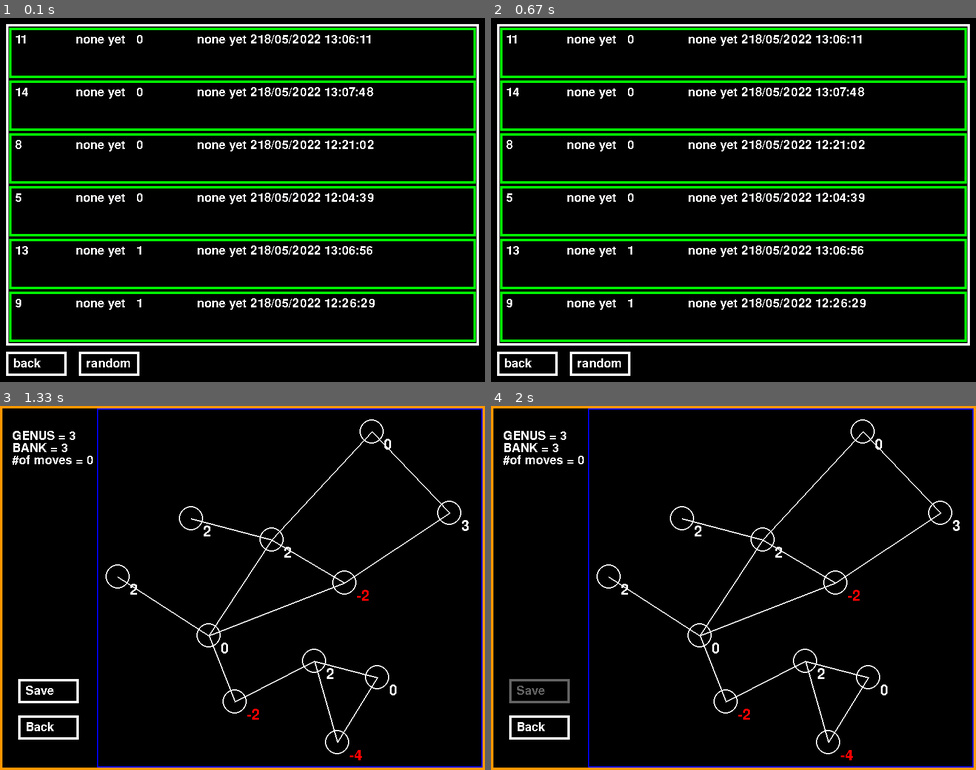
Above: before the commit, frames 1-4 (two rows, left to right).
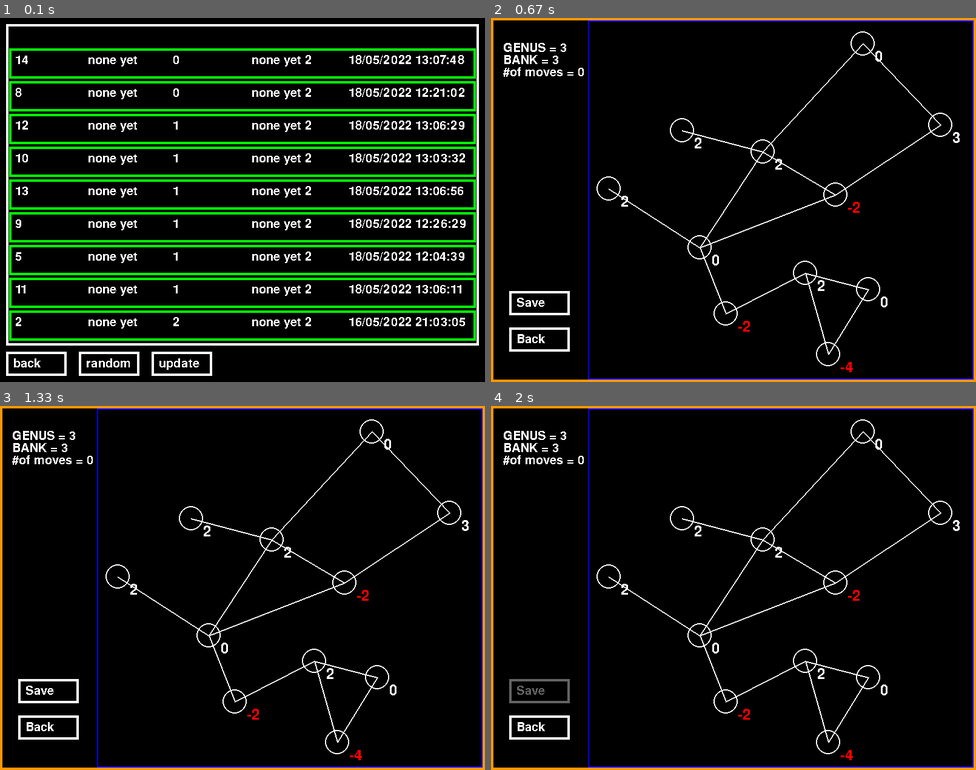
Above: after the commit, the same moments.

Repository: rayannott/dollargame
Game: pygame game, started from Gui.py
Two runs of this game, one before a commit and one after it. Both use one fixed random seed, a clock stepped at 60 frames per second and the inputs below.
Inputs (mouse positions are in pixels of both pictures, inside the frame that each line leads up to):
- Up to frame 1 (0.1 s): no input
- Up to frame 2 (0.67 s): press the mouse at (733, 294) at 0.37 s; move the mouse to (786, 189) at 0.47 s; release the mouse at (840, 87) at 0.6 s
- Up to frame 3 (1.33 s): click (72, 719) at 0.72 s; click "random" at 1.05 s
- Up to frame 4 (2 s): click "Save" at 1.38 s; press the mouse at (563, 719) at 1.87 s; move the mouse to (612, 588) at 1.97 s

The runs differ from the first frame. In frame 1, 22% of the frame differs, in the area x 1-99%, y 2-99%; in frame 2, 19%; in frame 3, nothing differs; in frame 4, nothing differs.

Commit message:
Done almost everything; added update btn in OpenGameWindow

Diff:
--- a/Button.py
+++ b/Button.py
@@ -23,6 +23,9 @@
             print(f'btn {self.text} is pressed')
         return res
 
+PANEL_HEIGHT = 50
+
+
 class Panel():
     def __init__(self, data, num=None):
         self.num = num # a number from 0 to 6
@@ -31,9 +34,9 @@
 
     def draw(self, topleft, screen, font):
         x, y = topleft
-        pygame.draw.rect(screen, (0,255,0), [x, y, 770, 83], 4)
+        pygame.draw.rect(screen, (0,255,0), [x, y, 770, PANEL_HEIGHT], 4)
         screen.blit(font.render(str(self.data['game_number']), False, (255,255,255)), (x+10, y+10))
-        screen.blit(font.render(str(self.data['difficulty']), False, (255,255,255)), (x+110, y+10))
-        screen.blit(font.render(str(self.data['num_of_plays']), False, (255,255,255)), (x+210, y+10))
-        screen.blit(font.render(str(self.data['best_score']), False, (255,255,255)), (x+310, y+10))
-        screen.blit(font.render(str(self.data['date_created']), False, (255,255,255)), (x+410, y+10))
+        screen.blit(font.render(str(self.data['difficulty']), False, (255,255,255)), (x+130, y+10))
+        screen.blit(font.render(str(self.data['num_of_plays']), False, (255,255,255)), (x+270, y+10))
+        screen.blit(font.render(str(self.data['best_score']), False, (255,255,255)), (x+400, y+10))
+        screen.blit(font.render(str(self.data['date_created']), False, (255,255,255)), (x+560, y+10))
--- a/Gui.py
+++ b/Gui.py
@@ -3,7 +3,7 @@
 from Graph import DGGraph, load_game
 from itertools import count
 from math import sqrt
-from Button import Button, Panel
+from Button import Button, Panel, PANEL_HEIGHT
 import os
 from datetime import datetime
 from random import choice
@@ -59,19 +59,24 @@
 
 def display_panels(panels):
     for ind, panel in enumerate(panels):
-        panel.draw(topleft=(15, 16 + ind*87), screen=screen, font=my_font)
-
+        panel.draw(topleft=(15, PANEL_HEIGHT + ind*54), screen=screen, font=my_font)
+
+RECTS = [pygame.Rect([15, PANEL_HEIGHT + ind*54, 770, PANEL_HEIGHT]) for ind in range(9)]
+
+def what_rect_hover(pos):
+    for i, rect in enumerate(RECTS):
+        if rect.collidepoint(pos):
+            return i
 
 def shift_panels(start, finish, shift, number_of_panels):
     # shift is either 1 (down) or -1 (up)
     if shift == 1 and start > 0:
         start -= 1
         finish -= 1
-    elif shift == -1 and finish < number_of_panels - 1:
+    elif shift == -1 and finish < number_of_panels:
         start += 1
         finish += 1
     return start, finish
-
 
 
 def get_next_game_number():
@@ -281,12 +286,13 @@
     files_rect = pygame.Rect((10, 10), (780, 530))
     btn_back = Button((10, 550), (100, 40), 'back')
     btn_randomgame = Button((130, 550), (100, 40), 'random')
+    btn_update = Button((250, 550), (100, 40), 'update')
     df = assemble_games_dataframe()
     panels = create_panels(df)
-    start, finish = 0, 6
-    panels6 = panels[start:finish]
+    start, finish = 0, 9
+    panels9 = panels[start:finish]
+
     running_opengame = True
-
     while running_opengame:
         screen.fill('black')
         for event in pygame.event.get():
@@ -294,26 +300,46 @@
                 down = pygame.mouse.get_pos()
             elif event.type == pygame.MOUSEBUTTONUP:
                 up = pygame.mouse.get_pos()
-                if event.button == 4:  # mousewheel up
-                    print('mousewheel up')
+
+                if event.button == 1:
+                    if btn_back.hovering(up):
+                        running_opengame = False
+                    elif btn_randomgame.hovering(up):
+                        print('Starting a random game')
+                        g, filename = get_random_game()
+                        GameWindow(g, filename)
+                    elif btn_update.hovering(up):
+                        df = assemble_games_dataframe()
+                        panels = create_panels(df)
+                        start, finish = 0, 9
+                        panels9 = panels[start:finish]
+                    else:
+                        # here we handle clicking the panels
+                        panel_number = what_rect_hover(up)
+                        if panel_number is not None:
+                            game_number = panels9[panel_number].data['game_number']
+                            filename = f'{game_number}.json'
+                            print(filename)
+                            g = load_game(filename)
+                            GameWindow(g, filename)
+
+
+                elif event.button == 4:  # mousewheel up
+                    # print('mousewheel up')
                     start, finish = shift_panels(start, finish, shift=1, number_of_panels=len(panels))
-                    panels6 = panels[start:finish]
+                    panels9 = panels[start:finish]
                 elif event.button == 5:  # mousewheel down
-                    print('mousewheel down')
+                    # print('mousewheel down')
                     start, finish = shift_panels(start, finish, shift=-1, number_of_panels=len(panels))
-                    panels6 = panels[start:finish]
-                elif btn_back.hovering(up):
-                    running_opengame = False
-                elif btn_randomgame.hovering(up):
-                    print('Starting a random game')
-                    g, filename = get_random_game()
-                    GameWindow(g, filename)
+                    panels9 = panels[start:finish]
+
             elif event.type == pygame.QUIT:
                 running_opengame = False
 
         btn_back.draw(screen, my_font)
         btn_randomgame.draw(screen, my_font)
-        display_panels(panels6)
+        btn_update.draw(screen, my_font)
+        display_panels(panels9)
         pygame.draw.rect(screen, WHITE, [10, 10, 780, 530], 4)
         pygame.display.update()
 
@@ -462,6 +488,5 @@
     my_font_bigger = pygame.font.SysFont('UASQUARE.ttf', 36)
 
     # MenuWindow()
-    # g = load_game('6.json')
-    # GameWindow(g, '6.json')
+
     OpenGameWindow()
--- a/games/11.json
+++ b/games/11.json
@@ -1 +1 @@
-{"graph": {"edges": [[0, 1], [0, 2], [0, 3], [0, 5], [0, 7], …(170 unchanged characters)… [233, 414], "7": [406, 79]}}, "plays": [], "info": {"date_created": "18/05/2022 13:06:11"}}
+{"graph": {"edges": [[0, 1], [0, 2], [0, 3], [0, 5], [0, 7], …(170 unchanged characters)… [233, 414], "7": [406, 79]}}, "plays": [{"date_played": "18/05/2022 19:44:06", "moves": [[7, "give"], [7, "give"], [7, "give"], [7, "give"], [1, "give"], [1, "take"], [1, "take"], [2, "take"], [0, "give"], [7, "give"], [7, "give"], [7, "give"], [7, "give"], [7, "give"], [7, "give"], [7, "give"], [7, "give"], [7, "give"], [7, "give"], [7, "give"], [7, "give"], [7, "give"], [7, "take"], [0, "give"], [0, "give"], [5, "give"], [2, "give"], [1, "give"], [0, "give"], [7, "give"], [3, "give"], [0, "give"], [1, "give"], [2, "give"], [0, "take"]]}], "info": {"date_created": "18/05/2022 13:06:11"}}
--- a/games/5.json
+++ b/games/5.json
@@ -1 +1 @@
-{"graph": {"edges": [[0, 1], [0, 2], [0, 3], [1, 2]], "value …(92 unchanged characters)… [599, 250], "3": [477, 76]}}, "plays": [], "info": {"date_created": "18/05/2022 12:04:39"}}
+{"graph": {"edges": [[0, 1], [0, 2], [0, 3], [1, 2]], "value …(92 unchanged characters)… [599, 250], "3": [477, 76]}}, "plays": [{"date_played": "18/05/2022 19:48:52", "moves": [[3, "give"], [2, "take"]]}], "info": {"date_created": "18/05/2022 12:04:39"}}
Not shown, changed: dollar_game_RL.ipynb
